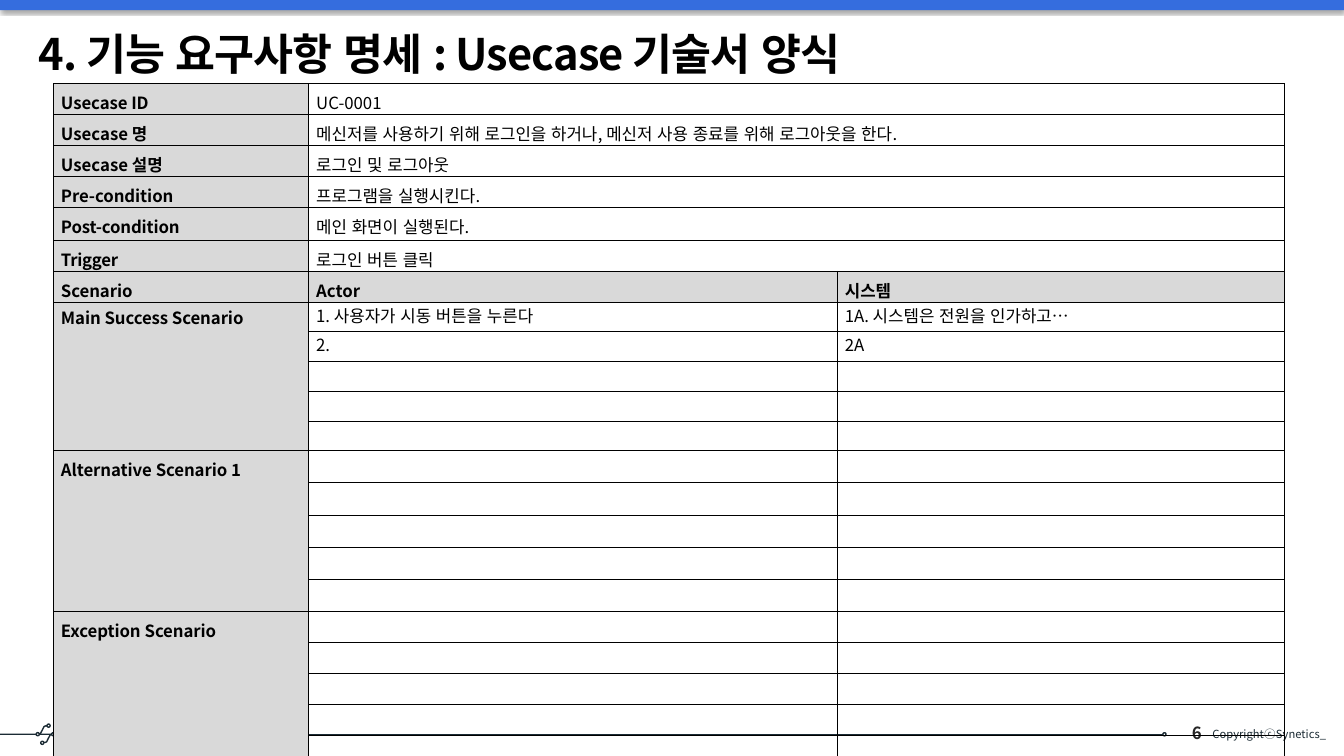
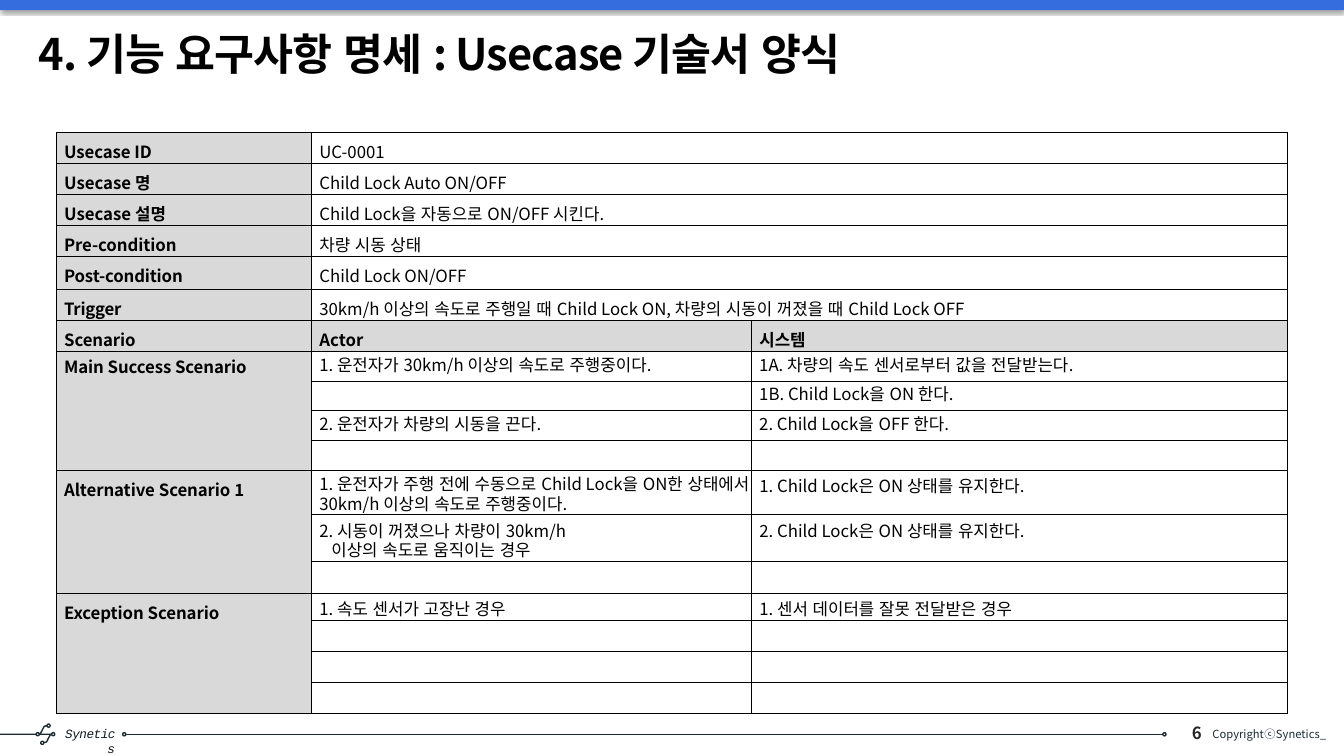
Before and after one commit to s-eunbi-kim/SeSSAC_202501, a slide deck: slide 6 of 01_요구사항 실습/SW 요구사항 분석 및 설계_3조.pptx. Drawn at 1344x756 pixels with LibreOffice and Linux fonts; fonts in the diff are those of the drawing. Boxes give left, top, right and bottom in pixels: in the first picture for what was removed or moved away, otherwise in the second. Text is boxed around its words. In the diff, an @@ line names an element or a change of style, - is before the commit and + after.

```diff
--- a/01_요구사항 실습/SW 요구사항 분석 및 설계_3조.pptx
+++ b/01_요구사항 실습/SW 요구사항 분석 및 설계_3조.pptx
@@ table at (56,133,1287,686) @@
-row 2, column 2: 메신저를 사용하기 위해 로그인을 하거나, 메신저 사용 종료를 위해 로그아웃을 한다.
+row 2, column 2: Child Lock Auto ON/OFF
-row 3, column 2: 로그인 및 로그아웃
+row 3, column 2: Child Lock을 자동으로 ON/OFF 시킨다.
-row 4, column 2: 프로그램을 실행시킨다.
+row 4, column 2: 차량 시동 상태
-row 5, column 2: 메인 화면이 실행된다.
+row 5, column 2: Child Lock ON/OFF
-row 6, column 2: 로그인 버튼 클릭
+row 6, column 2: 30km/h 이상의 속도로 주행일 때 Child Lock ON, 차량의 시동이 꺼졌을 때 Child Lock OFF
-row 8: Main Success Scenario | 1. 사용자가 시동 버튼을 누른다 | 1A. 시스템은 전원을 인가하고…
-row 9:  | 2. | 2A
+row 8: Main Success Scenario | 1. 운전자가 30km/h 이상의 속도로 주행중이다. | 1A. 차량의 속도 센서로부터 값을 전달받는다.
+row 9:  |  | 1B. Child Lock을 ON 한다.
+row 10:  | 2. 운전자가 차량의 시동을 끈다. | 2. Child Lock을 OFF 한다.
+row 11:  |  | 
+row 12: Alternative Scenario 1 | 1. 운전자가 주행 전에 수동으로 Child Lock을 ON한 상태에서 30km/h 이상의 속도로 주행중이다. | 1. Child Lock은 ON 상태를 유지한다.
+row 13:  | 2. 시동이 꺼졌으나 차량이 30km/h 이상의 속도로 움직이는 경우 | 2. Child Lock은 ON 상태를 유지한다.
+row 14:  |  | 
+row 15: Exception Scenario | 1. 속도 센서가 고장난 경우 | 1. 센서 데이터를 잘못 전달받은 경우
-row 13: Alternative Scenario 1 |  | 
-row 14:  |  | 
-row 15:  |  | 
-row 16:  |  | 
-row 17:  |  | 
-row 18: Exception Scenario |  | 
-row 19:  |  | 
-row 20:  |  | 
-row 21:  |  | 
-row 22:  |  | 
@@ table: place and size @@
-table at (53,84,1285,711)
+table at (56,133,1287,686)
```
